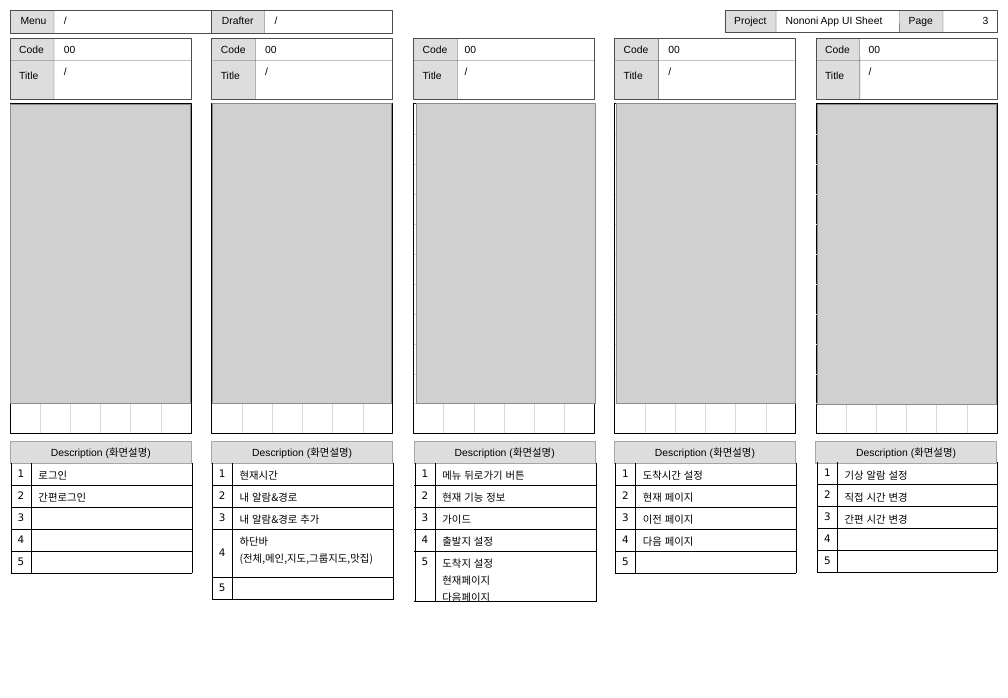
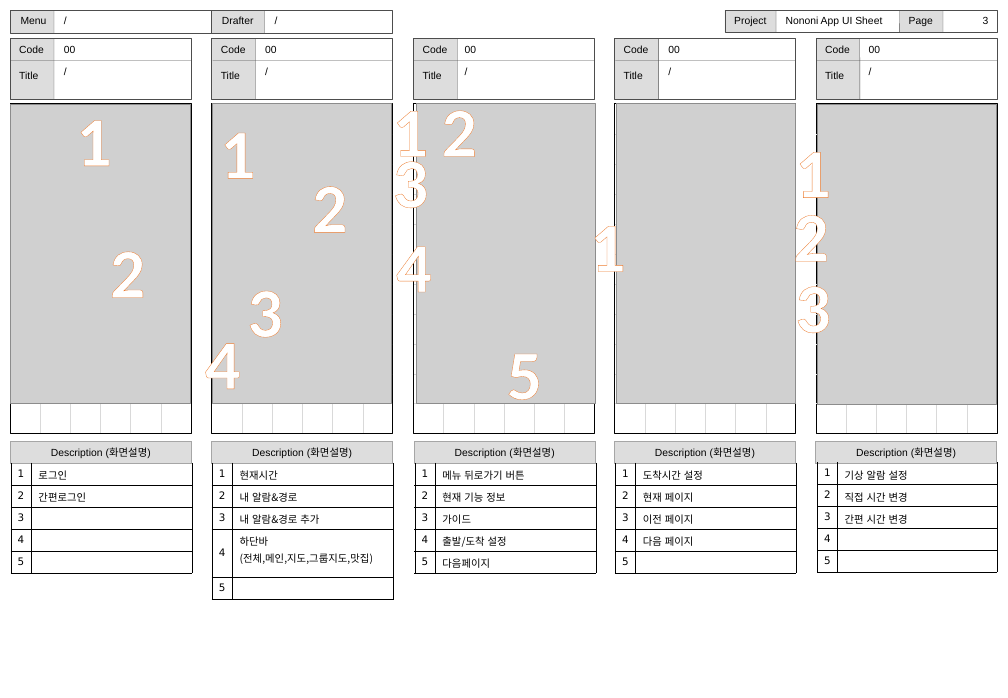
Before and after one commit to kayheypark/AlarmMap, a slide deck: slide 3 of Research/스토리보드/앱UI스토리보드.pptx. Drawn at 1008x698 pixels with LibreOffice and Linux fonts; fonts in the diff are those of the drawing; grey boxes stand for pictures. Boxes give left, top, right and bottom in pixels: in the first picture for what was removed or moved away, otherwise in the second. Text is boxed around its words. In the diff, an @@ line names an element or a change of style, - is before the commit and + after.

```diff
--- a/Research/스토리보드/앱UI스토리보드.pptx
+++ b/Research/스토리보드/앱UI스토리보드.pptx
@@ text added at <box>393,98,428,173</box>, 54 pt, text #FFFFFF, bold @@
+1
@@ text added at <box>442,98,477,157</box>, 54 pt, text #FFFFFF, bold @@
+2
@@ text added at <box>76,120,111,166</box>, 54 pt, text #FFFFFF, bold @@
+1
@@ text added at <box>220,133,255,179</box>, 54 pt, text #FFFFFF, bold @@
+1
@@ text added at <box>393,149,428,224</box>, 54 pt, text #FFFFFF, bold @@
+3
@@ text added at <box>795,139,830,214</box>, 54 pt, text #FFFFFF, bold @@
+1
@@ text added at <box>312,186,347,233</box>, 54 pt, text #FFFFFF, bold @@
+2
@@ text added at <box>793,203,828,278</box>, 54 pt, text #FFFFFF, bold @@
+2
@@ text added at <box>396,234,431,309</box>, 54 pt, text #FFFFFF, bold @@
+4
@@ text added at <box>590,213,625,288</box>, 54 pt, text #FFFFFF, bold @@
+1
@@ text added at <box>110,251,145,298</box>, 54 pt, text #FFFFFF, bold @@
+2
@@ text added at <box>247,291,282,338</box>, 54 pt, text #FFFFFF, bold @@
+3
@@ text added at <box>795,274,830,349</box>, 54 pt, text #FFFFFF, bold @@
+3
@@ text added at <box>205,330,240,405</box>, 54 pt, text #FFFFFF, bold @@
+4
@@ text added at <box>507,354,542,416</box>, 54 pt, text #FFFFFF, bold @@
+5
@@ table at <box>415,463,596,572</box> @@
-row 4, column 2: 출발지 설정
+row 4, column 2: 출발/도착 설정
-row 5, column 2: 도착지 설정 / 현재페이지 / 다음페이지
+row 5, column 2: 다음페이지
```
Also in this commit, not shown: 3 other slides changed, 2 other files.
